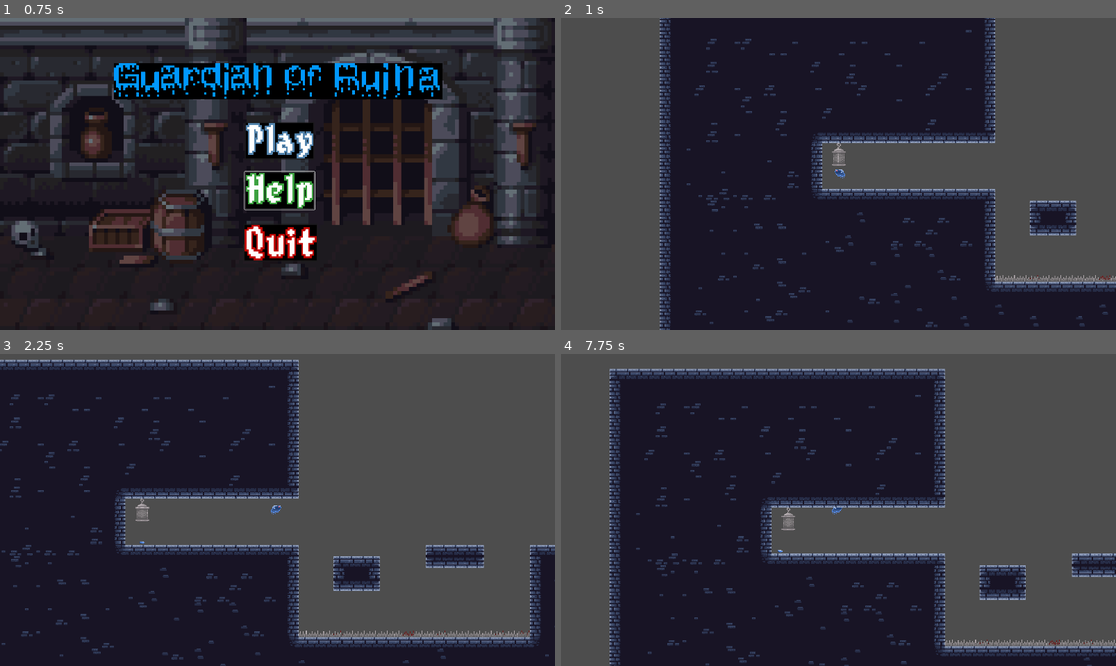
Above: before the commit, frames 1-4 (two rows, left to right).
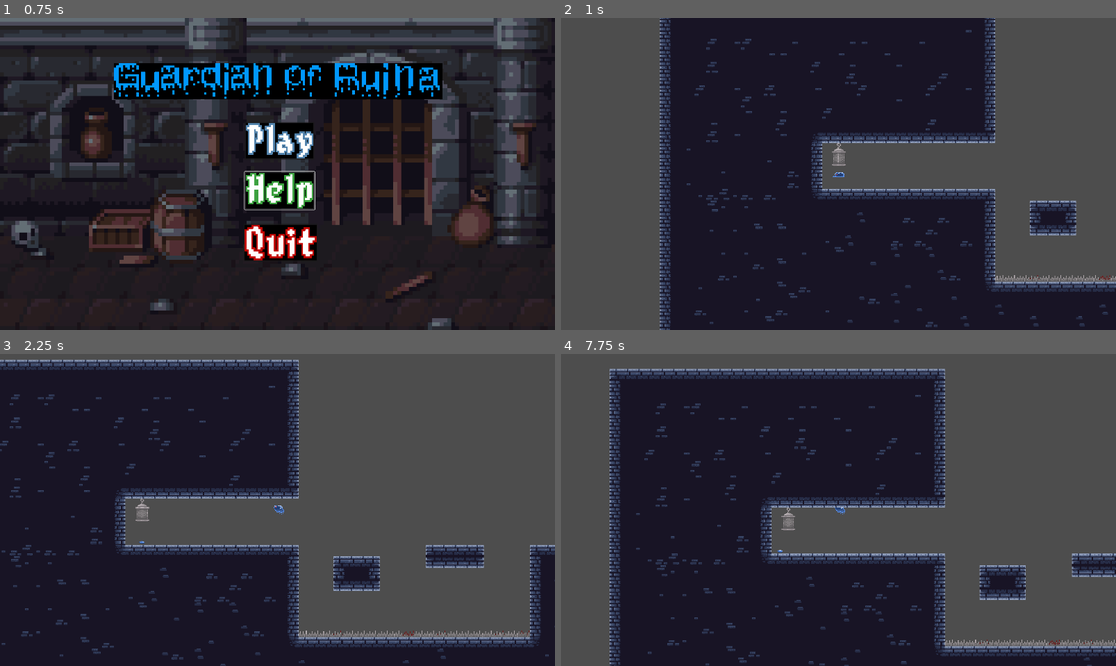
Above: after the commit, the same moments.

Repository: sirBruh/Main-Game
Game: Godot game, scene res://Scenes/menu.tscn
The game is run twice, just before and just after one commit, with the same random seed, the same clock (stepped at 60 frames per second) and the same inputs.
Inputs (mouse positions are in pixels of both pictures, inside the frame that each line leads up to):
- Up to frame 1 (0.75 s): click (277, 189) at 0.5 s
- Up to frame 2 (1 s): no input
- Up to frame 3 (2.25 s): hold Space (Fire) 1.28-2.03 s; hold D (walk_right) from 1.28 s (still down); tap W (jump) at 1.52, 1.55, 1.82, 2.1 s
- Up to frame 4 (7.75 s): tap W (jump) at 2.27, 2.57, 3.05, 3.77, 4.07, 4.35, 4.52, 4.82, 6.77, 7.07, 7.55 s; tap Space (Fire) at 2.3, 3.6, 6.6 s; release D (walk_right) at 2.78 s; hold A (walk_left) 2.78-3.53 s; hold Space (Fire) 2.78-3.53 s; hold D (walk_right) 3.53-5 s; tap Enter at 4.25 s; click (899, 566) at 5 s; click (838, 475) at 5.75 s; hold A (walk_left) 6.53-7.28 s; hold D (walk_right) from 7.28 s (still down); hold Space (Fire) from 7.28 s (still down)

Frame 1 is identical in both runs. In frame 2, less than 0.1% of the frame differs, in the area x 48-52%, y 48-52%; in frame 3, less than 0.1%, in the area x 25-52%, y 48-61%; in frame 4, less than 0.1%.
Error before the commit: Invalid assignment of property or key 'flip_h' with value of type 'bool' on a base object of type 'null instance'. (res://Scenes/Player.gd:56)
Error after the commit: Invalid assignment of property or key 'flip_h' with value of type 'bool' on a base object of type 'null instance'. (res://Scenes/Player.gd:45)

Commit message:
Attempt at fixing flip_h

Diff:
--- a/Scenes/Player.gd
+++ b/Scenes/Player.gd
@@ -9,7 +9,7 @@
 @onready var world = get_node("/root/World")
 @export var direction = Vector2.ZERO
 @export var direction_facing = "right"
-@onready var sprite = $AnimatedSprite2D
+@onready var sprite2 = $Sprite
 #other vars
 #@export var start_gravity = 1700
 #@export var coyote_time = 140 # in ms
@@ -20,7 +20,8 @@
 #@export var y_smoothing = 0.8
 #@export var air_x_smoothing = 0.10
 #@export var MAX_FALL_SPEED = 25000
-
+func ready():
+	pass
 # Get the gravity from the project settings to be synced with RigidBody nodes.
 var gravity = ProjectSettings.get_setting("physics/2d/default_gravity")
 
@@ -38,38 +39,40 @@
 	else:
 		velocity.x = move_toward(velocity.x, 0,friction)
 	#movement & playing the corresponding animations
-
+	if Input.is_action_just_pressed("walk_left"):
+		sprite2.flip_h = true
+	elif Input.is_action_just_pressed("walk_right"):
+		sprite2.flip_h = false
 	#running animation
 	if velocity.x != 0 and is_on_floor():
-			sprite.play("run")
+			sprite2.play("run")
+			if velocity.x > 0:
+				direction_facing == "right"
+			elif velocity.x < 0:
+				direction_facing == "left"
 	#idle animation
 	elif velocity.x == 0 and is_on_floor():
-			sprite.play("idle")
+			sprite2.play("idle")
 	#jump animation
 	if Input.is_action_just_pressed("jump") and is_on_floor():
 		velocity.y = jump_velocity
-		sprite.play("jump")
+		sprite2.play("jump")
 	#shoot animation
 
 	#changing direction
-	if velocity.x > 0:
-		sprite.flip_h = true
-		direction_facing == "right"
-	elif velocity.x < 0:
-		sprite.flip_h= false
-		direction_facing == "left"
+
 	move_and_slide()
 #death
 func _on_hitbox_area_entered(area):
 	if area.is_in_group("Death"):
 		get_tree().change_scene_to_file("res://Scenes/death_screen.tscn")
 
-#shoshooting code
+#shooting code
 
 
 func _input(event):
 	if event.is_action_pressed("Fire") and is_on_floor():
-		sprite.play("attack")
+		sprite2.play("attack")
 		var new_blob = blob.instantiate()
 		world.add_child(new_blob)
 		new_blob.global_position = global_position
--- a/Scenes/Player.tscn
+++ b/Scenes/Player.tscn
@@ -96,7 +96,7 @@
 [node name="Player" type="CharacterBody2D"]
 script = ExtResource("1_g5twj")
 
-[node name="AnimatedSprite2D" type="AnimatedSprite2D" parent="."]
+[node name="Sprite" type="AnimatedSprite2D" parent="."]
 position = Vector2(0, -5)
 sprite_frames = SubResource("SpriteFrames_qdtyl")
 animation = &"attack"
@@ -118,4 +118,7 @@
 [node name="Marker2D" type="Marker2D" parent="."]
 position = Vector2(2, 1)
 
+[node name="AnimationPlayer" type="AnimationPlayer" parent="."]
+root_node = NodePath("../Sprite")
+
 [connection signal="area_entered" from="Hitbox" to="." method="_on_hitbox_area_entered"]
--- a/Scenes/slim_bullet.gd
+++ b/Scenes/slim_bullet.gd
@@ -1,6 +1,6 @@
 extends Area2D
 
-@export var speed = 20
+@export var speed = 20.0
 @onready var bullet = $Sprite2D
 var direction = Player.direction
 var direction_facing = Player.direction_facing
@@ -12,10 +12,8 @@
 func set_direction():
 	if direction > 0:
 		bullet.flip_h = false
-		direction_facing = "right"
 	elif direction < 0:
 		bullet.flip_h = true
-		direction_facing = "left"
 	if direction_facing == "right":
 		direction = Vector2.RIGHT
 	elif direction_facing == "left":
@@ -23,4 +21,3 @@
 # Called every frame. 'delta' is the elapsed time since the previous frame.
 func _physics_process(delta):
 		var velocity = direction * speed
-		global_position += velocity
--- a/Scenes/slim_bullet.tscn
+++ b/Scenes/slim_bullet.tscn
@@ -1,7 +1,7 @@
 [gd_scene load_steps=4 format=3 uid="uid://crtlvjaxhobda"]
 
 [ext_resource type="Script" path="res://Scenes/slim_bullet.gd" id="1_0y5p8"]
-[ext_resource type="Texture2D" uid="uid://d0chrts5ctw85" path="res://Sprites/Slime/Individual Sprites/projectile.png" id="1_kwtyl"]
+[ext_resource type="Texture2D" uid="uid://cacjnu30evl0k" path="res://Sprites/Slime/Individual Sprites/projectile2.png" id="2_0qfpw"]
 
 [sub_resource type="CapsuleShape2D" id="CapsuleShape2D_4dxcq"]
 radius = 5.99998
@@ -11,7 +11,7 @@
 script = ExtResource("1_0y5p8")
 
 [node name="Sprite2D" type="Sprite2D" parent="."]
-texture = ExtResource("1_kwtyl")
+texture = ExtResource("2_0qfpw")
 
 [node name="CollisionShape2D" type="CollisionShape2D" parent="."]
 position = Vector2(0, -1)
--- a/Scenes/world.tscn
+++ b/Scenes/world.tscn
@@ -473,9 +473,6 @@
 position = Vector2(35, 39)
 scale = Vector2(0.600001, 0.600001)
 
-[node name="AnimatedSprite2D" parent="Player" index="0"]
-animation = &"jump"
-
 [node name="CollisionShape2D" parent="Player" index="1" groups=["Player"]]
 
 [node name="Camera2D" type="Camera2D" parent="Player"]
Binary file added: Sprites/Slime/Individual Sprites/projectile2.png
Not shown, added: Sprites/Slime/Individual Sprites/projectile2.png.import
Not shown, added: addons/AS2P/InspectorConvertor.gd
Not shown, added: addons/AS2P/NodeSelectorProperty.gd
Not shown, added: addons/AS2P/plugin.cfg
Not shown, added: addons/AS2P/plugin.gd
Not shown, added: Sprites/Slime/Individual Sprites/Thumbs.db
